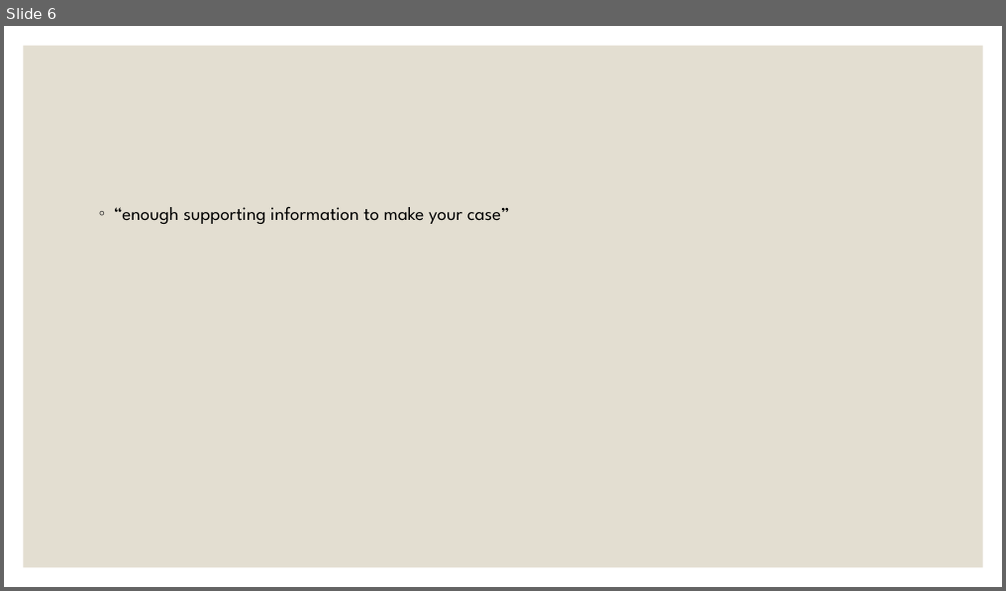
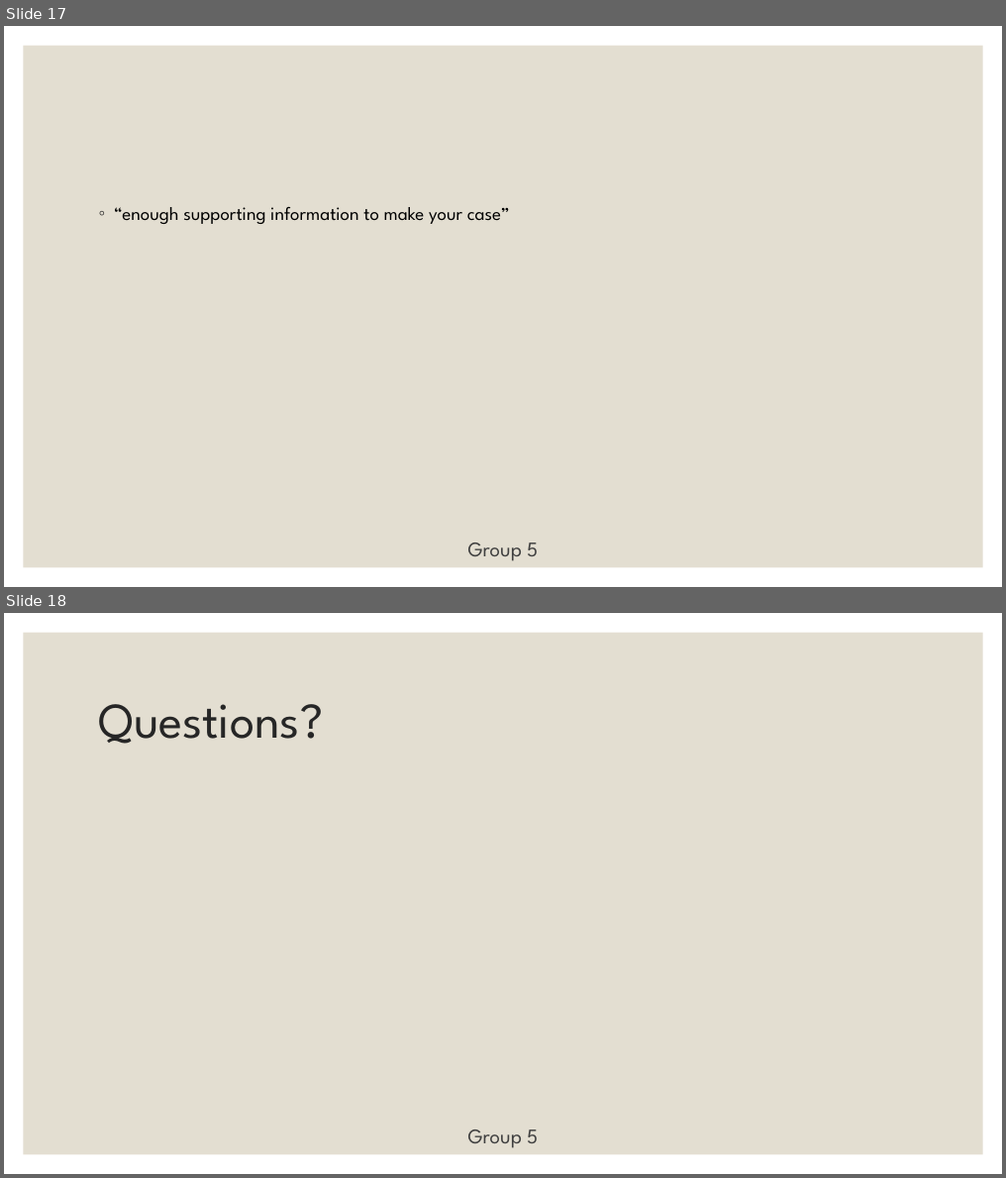
Before and after one commit to rsera/CommunityServiceTracker, a slide deck: Presentation 1.pptx. Shown one above the other, each under a label of ours: slide 6 before the commit, slides 17 and 18 after it. The pictures are 1006x591 and 1006x1178 pixels, drawn with LibreOffice and Linux fonts; fonts in the diff are those of the drawing. Boxes give left, top, right and bottom in pixels: in the first picture for what was removed or moved away, otherwise in the second. Text is boxed around its words. In the diff, an @@ line names an element or a change of style, - is before the commit and + after.

```diff
--- a/Presentation 1.pptx
+++ b/Presentation 1.pptx
@@ slide 18 added at [4,613,1002,1174], background #FFFFFF; not listed: 1 template element that a slide beside it also shows @@
@@ title added at [99,704,324,744], 48 pt, text #262626 @@
+Questions?
@@ text added at [468,1130,538,1149], 20 pt, text #404040 @@
+Group 5
@@ what was slide 6 is now slide 17 @@
@@ slide 17 changed as well @@
@@ text added at [468,543,538,562], 20 pt, text #404040 @@
+Group 5
```
Also in this commit, not shown: 6 other slides changed, 10 other slides added, 1 slide removed, 2 other files.
